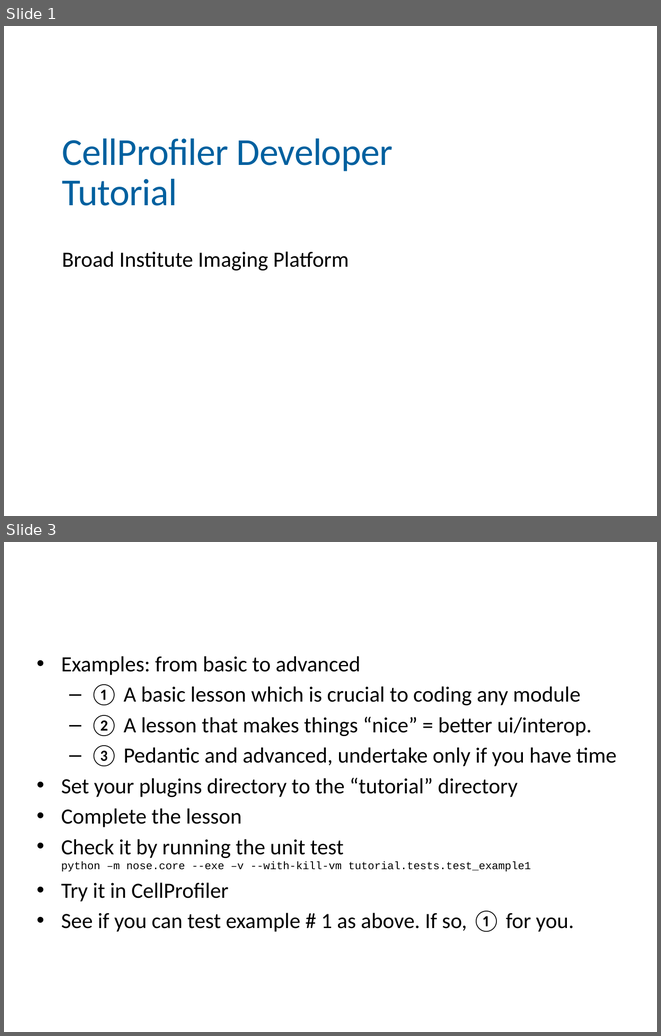
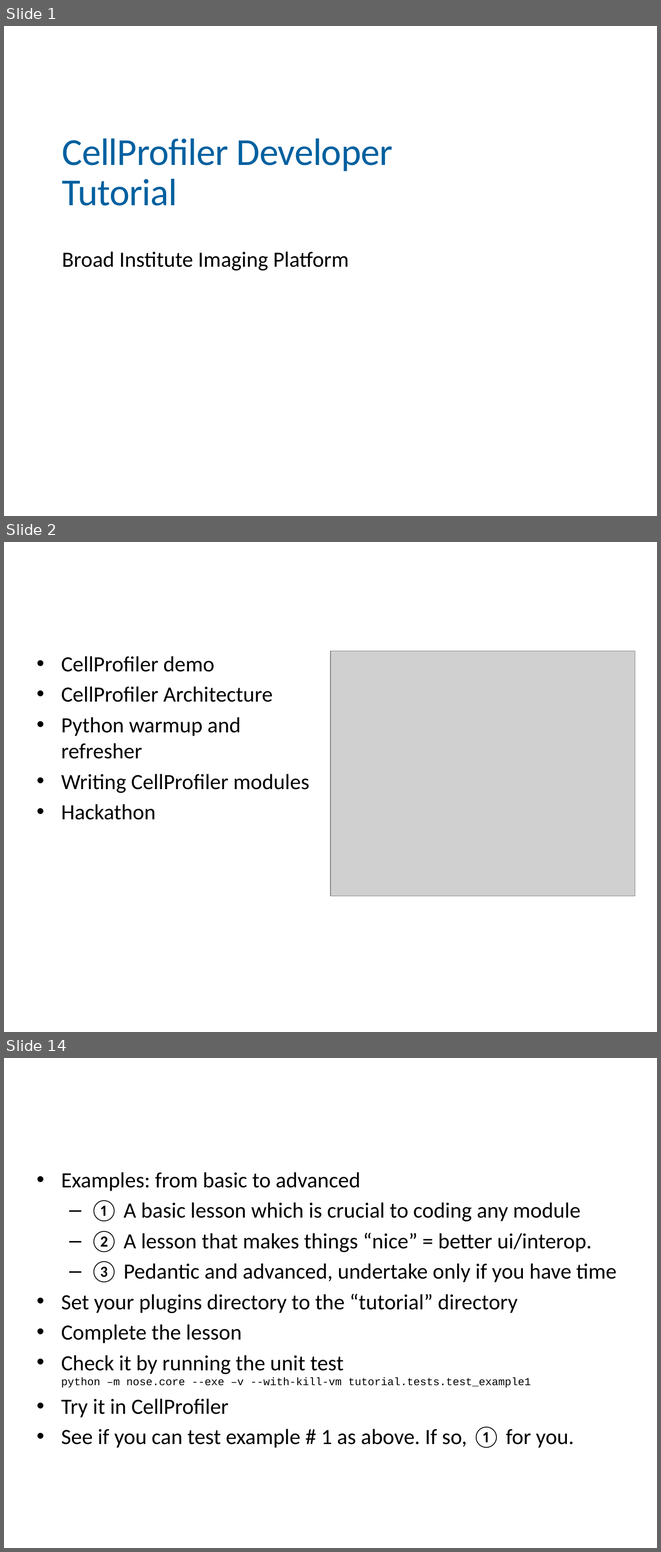
Before and after one commit to bethac07/tutorial, a slide deck: CellProfiler_Developer_Tutorial.pptx. Shown one above the other, each under a label of ours: slides 1 and 3 before the commit, slides 1, 2 and 14 after it; the slides between them are not shown. The pictures are 661x1036 and 661x1552 pixels, drawn with LibreOffice and Linux fonts; fonts in the diff are those of the drawing; grey boxes stand for pictures; background and template pictures are left out. Boxes give left, top, right and bottom in pixels: in the first picture for what was removed or moved away, otherwise in the second. Text is boxed around its words. In the diff, an @@ line names an element or a change of style, - is before the commit and + after.

Commit message:
Updated tutorial to add architecture session + made exercises quicker to do

```diff
--- a/CellProfiler_Developer_Tutorial.pptx
+++ b/CellProfiler_Developer_Tutorial.pptx
@@ slide 2 added at (4, 542, 657, 1032), background #FFFFFF @@
@@ title added at (37, 558, 542, 637), 36 pt, text #FFFFFF @@
+Tutorial overview
@@ picture added at (330, 651, 635, 896) @@
@@ text added at (61, 656, 309, 820), 24 pt, text #000000 @@
+• CellProfiler demo
+• CellProfiler Architecture
+• Python warmup and refresher
+• Writing CellProfiler modules
+• Hackathon
@@ what was slide 3 is now slide 14 @@
```
Also in this commit, not shown: 11 slides changed, 11 other slides added, 1 slide removed.
